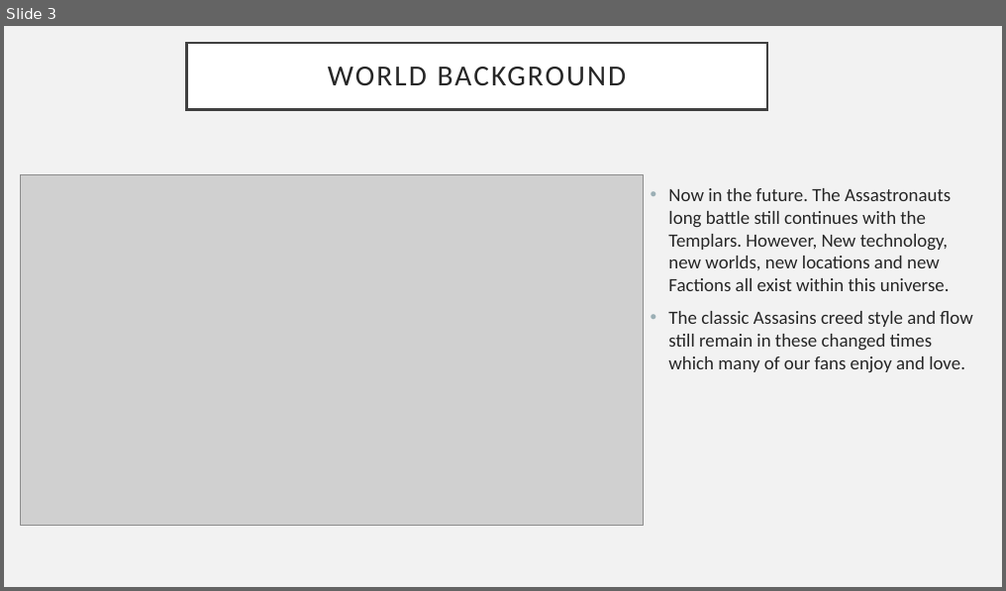
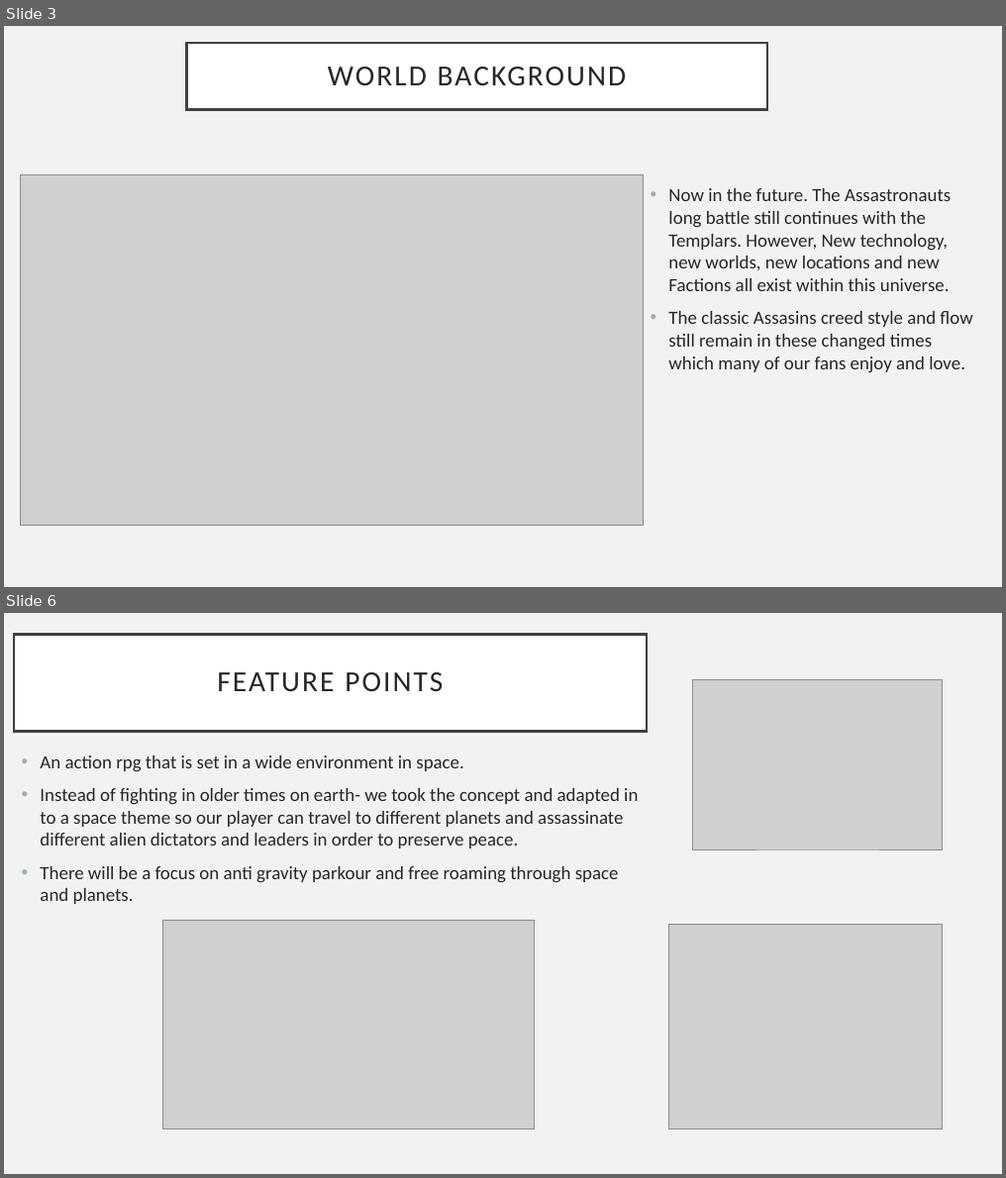
Before and after one commit to PeterLowe/concept2-ruslan-richie-davis, a slide deck: 1st 3 Slides.pptx. Shown one above the other, each under a label of ours: slide 3 before the commit, slides 3 and 6 after it; the slides between them are not shown. The pictures are 1006x591 and 1006x1178 pixels, drawn with LibreOffice and Linux fonts; fonts in the diff are those of the drawing; grey boxes stand for pictures. Boxes give left, top, right and bottom in pixels: in the first picture for what was removed or moved away, otherwise in the second. Text is boxed around its words. In the diff, an @@ line names an element or a change of style, - is before the commit and + after.

```diff
--- a/1st 3 Slides.pptx
+++ b/1st 3 Slides.pptx
@@ slide 6 added at (4,613,1002,1174), background #F2F2F2 @@
@@ title added at (14,634,647,731), fill #FFFFFF, outline #404040 2.5 pt, 28 pt, text #262626 @@
+FEATURE POINTS
@@ picture added at (693,679,943,850) @@
@@ text added at (40,756,638,904), 18 pt, text #262626 @@
+• An action rpg that is set in a wide environment in space.
+• Instead of fighting in older times on earth- we took the concept and adapted in to a space theme so our player can travel to different planets and assassinate different alien dictators and leaders in order to preserve peace.
+• There will be a focus on anti gravity parkour and free roaming through space and planets.
@@ picture added at (162,920,534,1129) @@
@@ picture added at (669,924,943,1129) @@
```
Also in this commit, not shown: 3 other slides added, 1 other file.
